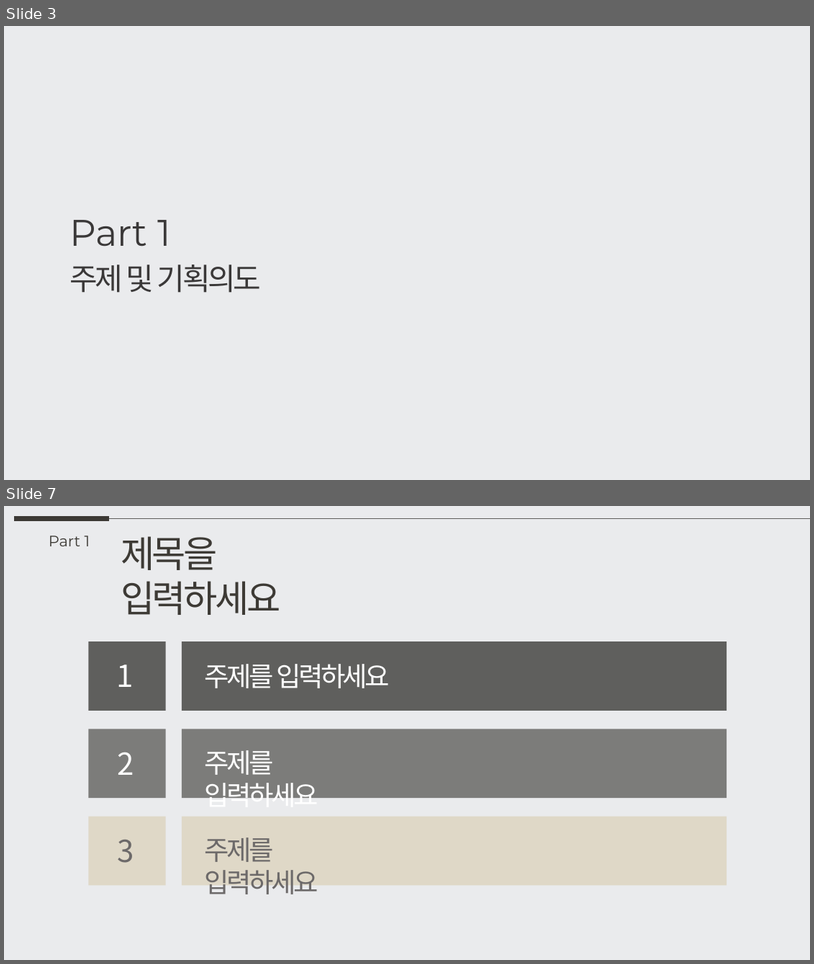
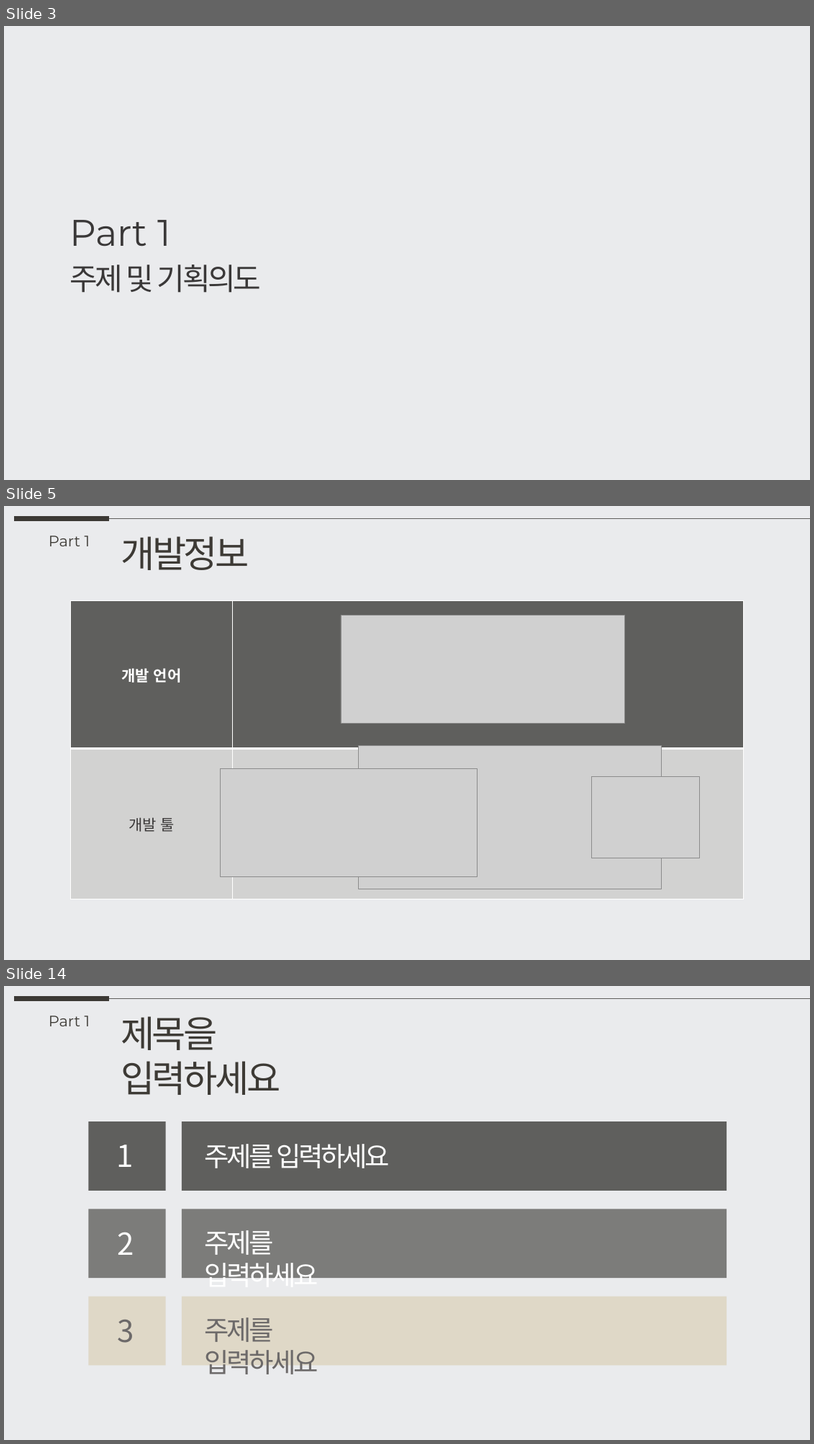
Before and after one commit to Kimeunryeong/Osulloc, a slide deck: osulloc.pptx. Shown one above the other, each under a label of ours: slides 3 and 7 before the commit, slides 3, 5 and 14 after it; the slides between them are not shown. The pictures are 814x964 and 814x1444 pixels, drawn with LibreOffice and Linux fonts; fonts in the diff are those of the drawing; grey boxes stand for pictures. Boxes give left, top, right and bottom in pixels: in the first picture for what was removed or moved away, otherwise in the second. Text is boxed around its words. In the diff, an @@ line names an element or a change of style, - is before the commit and + after.

```diff
--- a/osulloc.pptx
+++ b/osulloc.pptx
@@ slide 5 added at [4, 506, 810, 960], background #EAEBED @@
@@ line added from (14, 519) to (109, 519), #3D3A35 6 pt @@
@@ line added from (109, 519) to (810, 519), #5F5F5D 0.5 pt @@
@@ text added at [49, 536, 90, 546], 18 pt, text #3D3A35 @@
+Part 1
@@ text added at [121, 536, 249, 570], 44 pt, text #3D3A35 @@
+개발정보
@@ table added at [70, 601, 744, 898], 2 rows, 2 columns @@
+개발 언어 | 
+개발 툴 | 
@@ picture added at [341, 615, 625, 723] @@
@@ picture added at [359, 746, 662, 889] @@
@@ picture added at [220, 769, 477, 877] @@
@@ picture added at [592, 777, 700, 857] @@
@@ what was slide 7 is now slide 14 @@
```
Also in this commit, not shown: 4 slides changed, 6 other slides added, 1 slide removed, 11 other files.
